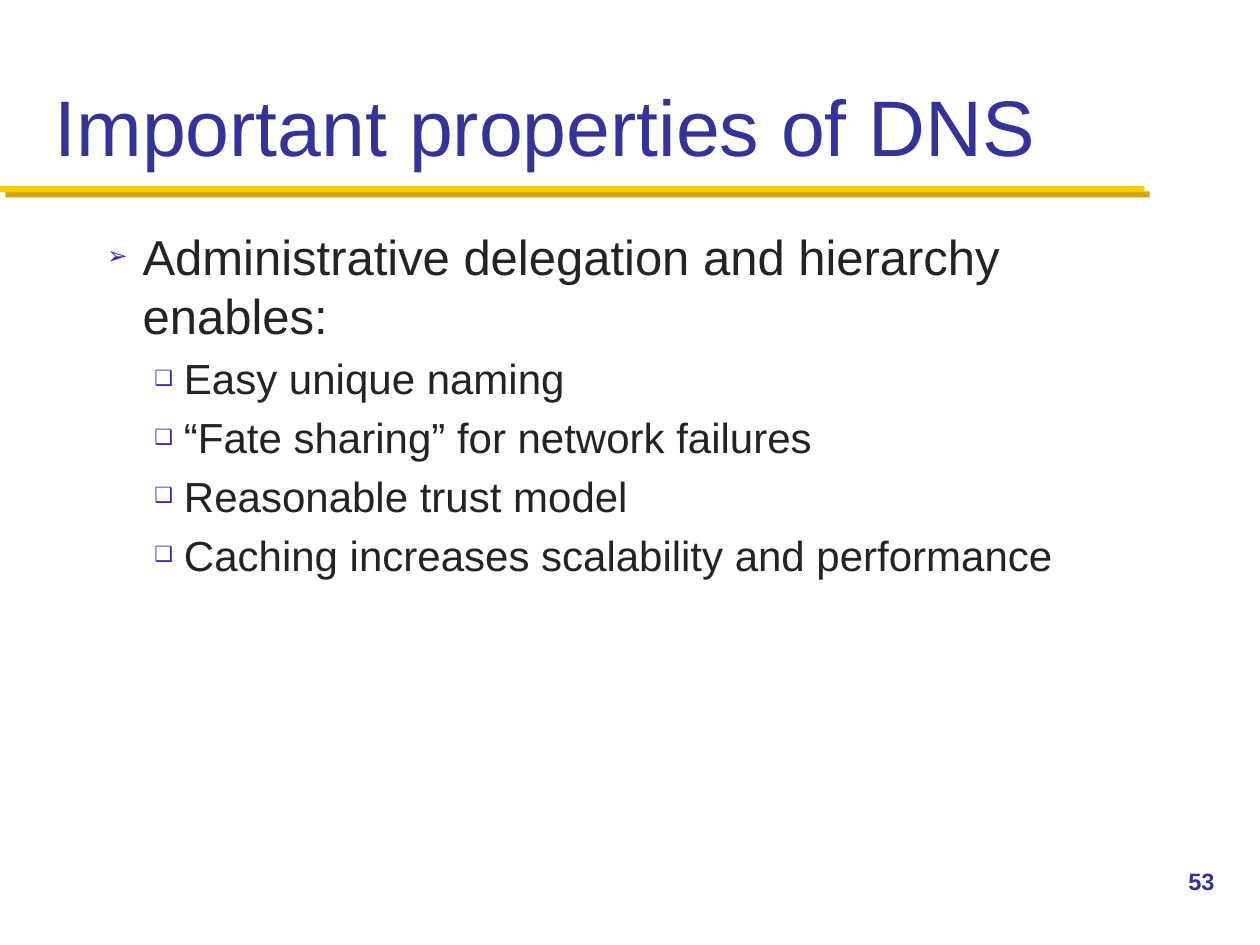
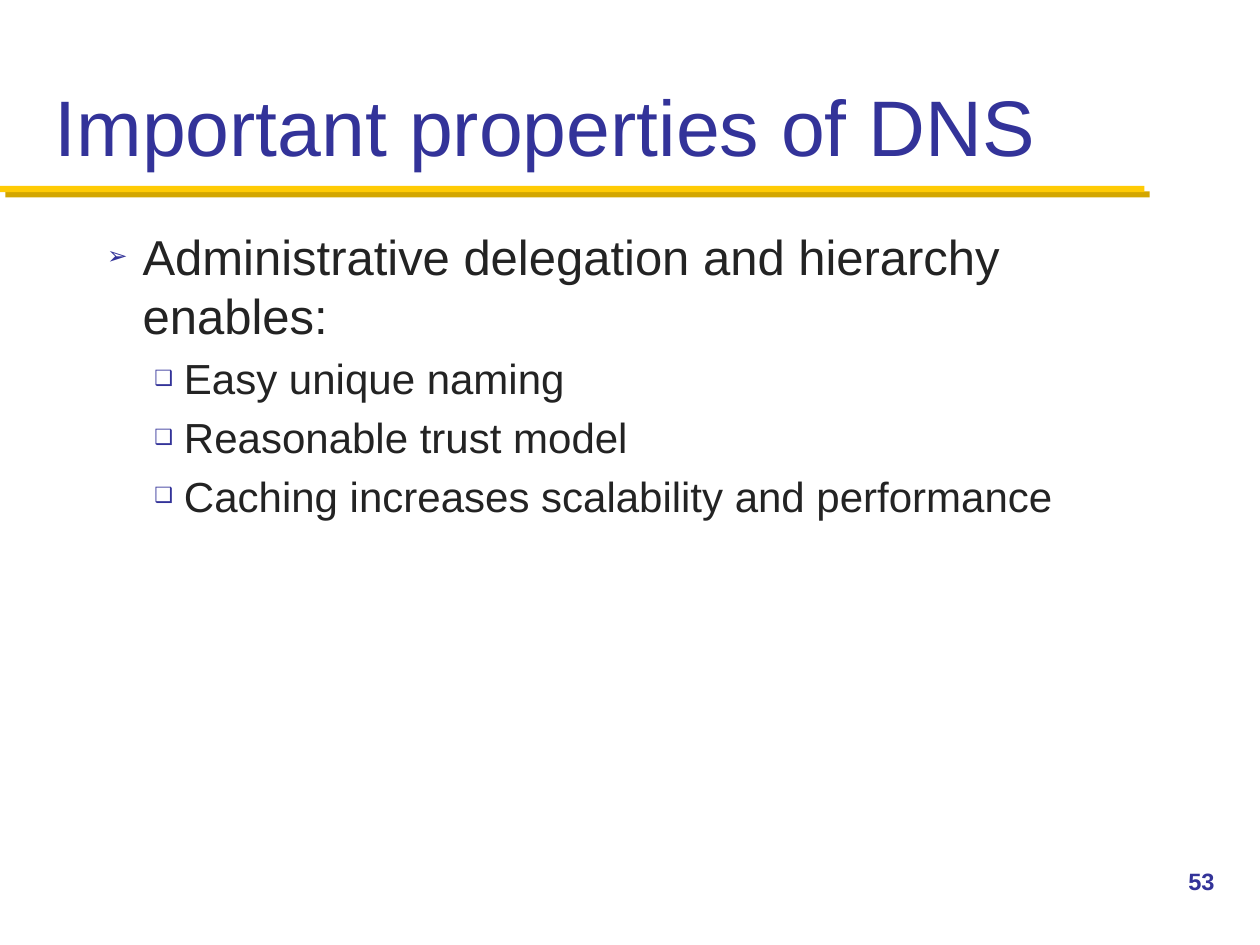
Before and after one commit to henryhxu/CSCI4430-ESTR4120, a slide deck: slide 53 of lecture/lec4.pptx. Drawn at 1260x945 pixels with LibreOffice and Linux fonts; fonts in the diff are those of the drawing. Boxes give left, top, right and bottom in pixels: in the first picture for what was removed or moved away, otherwise in the second. Text is boxed around its words. In the diff, an @@ line names an element or a change of style, - is before the commit and + after.

```diff
--- a/lecture/lec4.pptx
+++ b/lecture/lec4.pptx
@@ text at <box>184,422,811,462</box>: paragraph removed @@
-  ❑ “Fate sharing” for network failures
```
Also in this commit, not shown: 26 other slides changed.
